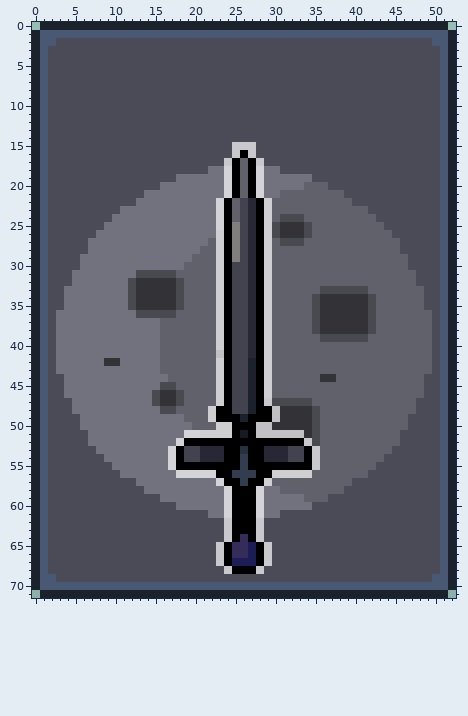
Sprite sheet -- assets/Itens/Carta_espada_lunar.png. The first picture shows the starting point.
The file is 53x72 pixels. Colours within 5 levels of each other are drawn and written as one.
The same view after the edit:
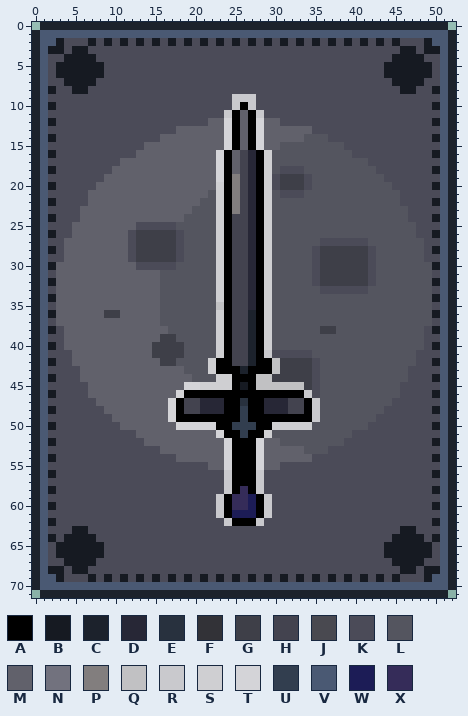
Palette (. is transparent): A #000000  B #161a22  C #1c222c  D #272736  E #28313e  F #323237  G #3e3f48  H #43434f  J #494950  K #4b4b58  L #54555f  M #61616b  N #72727e  P #827e7e  Q #c1c1c3  R #c9c9cd  S #cfcfd2  T #d4d4d8  U #323e4f  V #4a5973  W #1c1c56  X #352c59
What changed:
Changed rows in their new state; - is an unchanged pixel.
first column x 2:
 2 -B---B-B-B-B-B-B-B-B-B-B-B-B-B-B-B-B-B-B-B-B---B-
 3 BB-BB---------------------------------------BB-BB
 4 --BBBB-------------------------------------BBBB--
 5 -BBBBBB-----------------------------------BBBBBB-
 6 -BBBBBB-----------------------------------BBBBBB-
 7 --BBBB-------------------------------------BBBB--
 8 B--BB---------------------------------------BB--B
 9 -----------------------RRR-----------------------
10 B----------------------RAR----------------------B
11 ----------------------RAMAR----------------------
12 B-------------------MMTAMATMM-------------------B
13 ----------------MMMMMMTAMATMMMMMM----------------
14 B-------------MMMMMMMMTAMATMMMMMLLL-------------B
15 ------------MMMMMMMMMMTAMATMMLLLLLLLL------------
16 B----------MMMMMMMMMMTAMHDASLLLLLLLLLL----------B
17 ---------MMMMMMMMMMMMTAMHDASLLLLLLLLLLLL---------
18 B-------MMMMMMMMMMMMMTAMHDASL---LLLLLLLLL-------B
19 -------MMMMMMMMMMMMMMTAPHDASKGGGKLLLLLLLLL-------
20 B-----MMMMMMMMMMMMMMMSAPHDASKGGGKLLLLLLLLLL-----B
21 -----MMMMMMMMMMMMMMMLSAPHDASLKKKLLLLLLLLLLLL-----
22 B----MMMMMMMMMMMMMMLLS-P----LLLLLLLLLLLLLLLL----B
23 ----MMMMMMMMMMMMMMLLLS-P----LLLLLLLLLLLLLLLLL----
24 B---MMMMMMMMMMMMMLLLLS-H----LLLLLLLLLLLLLLLLL---B
25 ---MMMMMMMMKKKKKLLLLLS-H----LLLLLLLLLLLLLLLLLL---
26 B--MMMMMMMKGGGGGKLLLL--H----LLLLLLLLLLLLLLLLLL--B
27 --MMMMMMMMKGGGGGKLLLL--H----LLLLLLKKKKKKLLLLLLL--
28 B-MMMMMMMMKGGGGGKLLLL--H----LLLLLKGGGGGGKLLLLLL-B
29 --MMMMMMMMKGGGGGKLLLL--H----LLLLLKGGGGGGKLLLLLL--
30 BMMMMMMMMMMKKKKKLLLLL-------LLLLLKGGGGGGKLLLLLLLB
31 -MMMMMMMMMMMMMLLLLLLL-------LLLLLKGGGGGGKLLLLLLL-
32 BMMMMMMMMMMMMMLLLLLLL-------LLLLLKGGGGGGKLLLLLLLB
33 -MMMMMMMMMMMMMLLLLLLL-------LLLLLLKKKKKKLLLLLLLL-
34 BMMMMMMMMMMMMMLLLLLLL-------LLLLLLLLLLLLLLLLLLLLB
35 -MMMMMMMMMMMMMLLLLLLLQ------LLLLLLLLLLLLLLLLLLLL-
36 BMMMMMMGGMMMMMLLLLLLL----C--LLLLLLLLLLLLLLLLLLLLB
37 -MMMMMMMMMMMMMLLLLLLL----C--LLLLLLLLLLLLLLLLLLLL-
38 BKMMMMMMMMMMMM-LLLLLL----C--LLLLLLGGLLLLLLLLLLLKB
39 -KMMMMMMMMMMMMGGLLLLL----C--LLLLLLLLLLLLLLLLLLLK-
40 BKMMMMMMMMMMMGGGGLLLL----C--LLLLLLLLLLLLLLLLLLLKB
41 -KKMMMMMMMMMMGGGGLLLLS---C-RKKKKKLLLLLLLLLLLLLKK-
42 BKKMMMMMMMMMMMGGLLLLSA-----AQGGGGKLLLLLLLLLLLLKKB
43 -KKKMMMMMMMMMM---LLLSA-ACA-AQGGGGKLLLLLLLLLLLKKK-
44 B-KKMMMMMMMMMMM---LLL-SAAAQQGGGGGKLLLLLLLLLLLKK-B
45 --KKKMMMMMMMMMMM-TTSS-SABAQQQQQQGKLLLLLLLLLLKKK--
46 B-KKKMMMMMMMMMMMTAAAAA-AAA-AAAAARKLLLLLLLLLLKKK-B
47 ---KKKMMMMMMMMMTAHHDDD-AEA-DDDHHARLLLLLLLLLKKK---
48 B--KKKKMMMMMMMMTAHHDDD-AUA-DDDHHARLLLLLLLLKKKK--B
49 ----KKKKMMMMMMMTAAAAA---U---AAAAARLLLLLLLKKKK----
50 B---KKKKKMMMMMMMTTTTTAAUUUAASSSSSLLLLLLLKKKKK---B
51 -----KKKKKKMMMMMMMMMMTA-U-ASLLLLLLLLLLKKKKKK-----
52 B----KKKKKKKMMMMMMMMMMT---TMMLLLLLLLLKKKKKKK----B
53 ------KKKKKKKKMMMMMMMMT-A-TMMMMMLLLKKKKKKKK------
54 B------KKKKKKKKKMMMMMMT-A-TMMMMMMKKKKKKKKK------B
55 --------KKKKKKKKKKKKMMT-A-TMMKKKKKKKKKKKK--------
56 B--------KKKKKKKKKKKKKRAAARKKKKKKKKKKKKK--------B
57 -----------KKKKKKKKKKKR-A-RKKKKKKKKKKK-----------
58 B-----------KKKKKKKKKKR-X-RKKKKKKKKKK-----------B
59 --------------KKKKKKKRAXXWARKKKKKKK--------------
60 B---------------KKKKKRAXXWARKKKKK---------------B
61 --------------------KRAWWWARK--------------------
62 B-----------------------------------------------B
63 ---BB-----------------KKKKK-----------------BB---
64 B-BBBB----------------KKKKK----------------BBBB-B
65 -BBBBBB--------------KKKKKKK--------------BBBBBB-
66 -BBBBBB--------------KKKKKKK--------------BBBBBB-
67 --BBBB---------------KKKKKKK---------------BBBB--
68 BB-BB-----------------KKKKK-----------------BB-BB
69 -B---B-B-B-B-B-B-B-B-B-B-B-B-B-B-B-B-B-B-B-B---B-
Changed places in both pictures, as pixel boxes (x1, y1, x2, y2):
changed: (48, 38, 440, 582)
